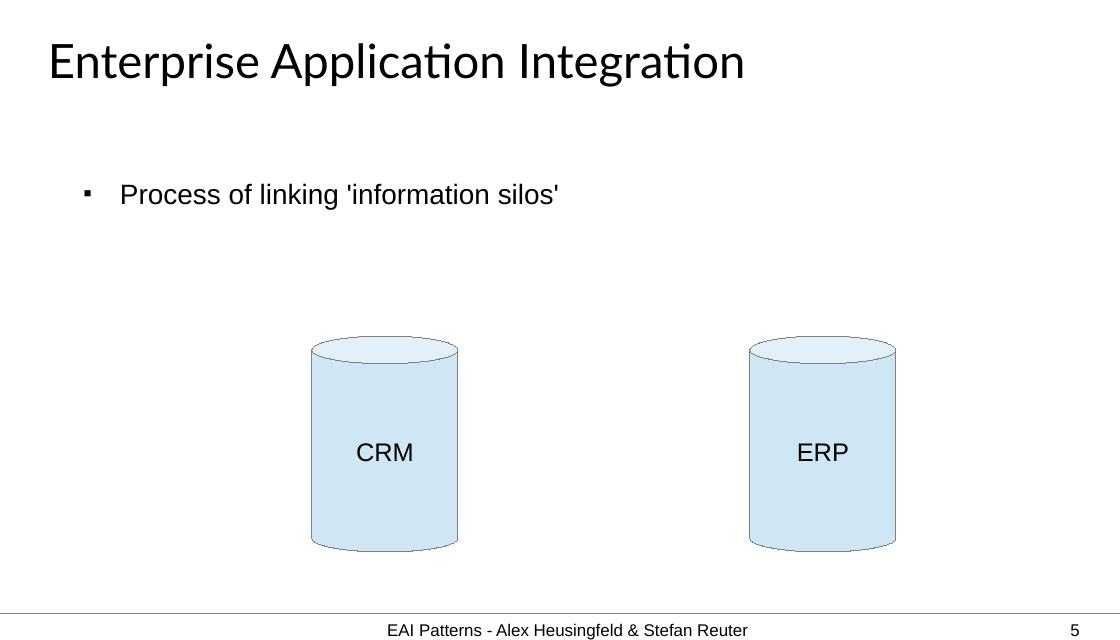
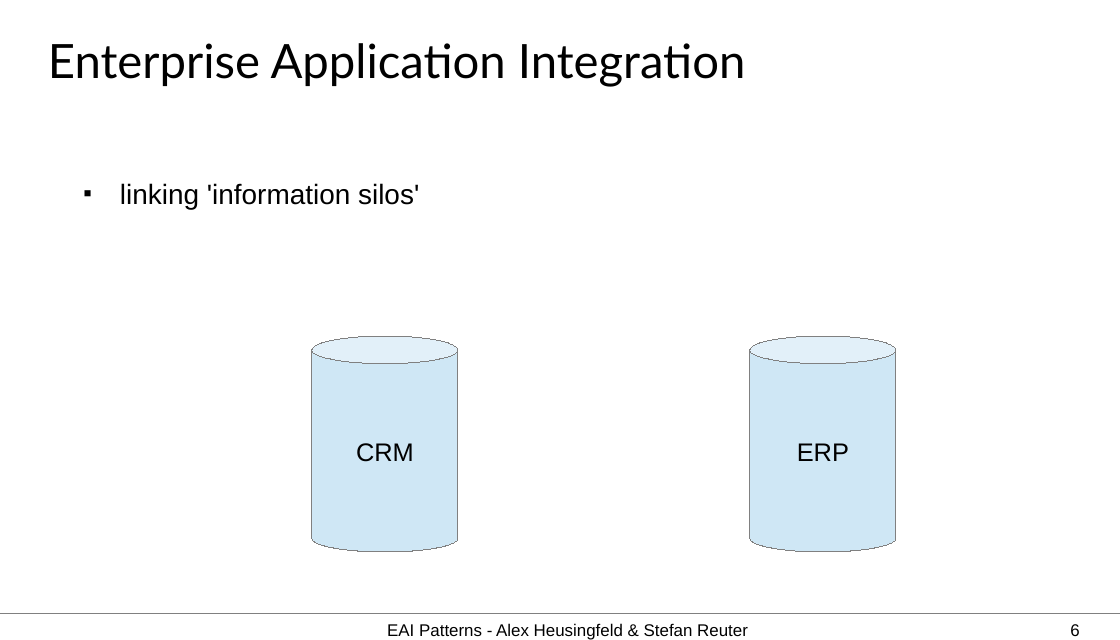
Before and after one commit to aheusingfeld/javaone2012, a slide deck: slide 6 of slides/eai-slides.odp (slide 5 before the commit). Drawn at 1120x640 pixels with LibreOffice and Linux fonts; fonts in the diff are those of the drawing. Boxes give left, top, right and bottom in pixels: in the first picture for what was removed or moved away, otherwise in the second. Text is boxed around its words. In the diff, an @@ line names an element or a change of style, - is before the commit and + after.

```diff
--- a/slides/eai-slides.odp
+++ b/slides/eai-slides.odp
@@ text at (120,183,419,209): text changed @@
-■ Process of linking 'information silos'
+■ linking 'information silos'
@@ page number at (1070,624,1079,636): text changed @@
-5
+6
```
Also in this commit, not shown: 6 other slides changed, 3 slides added, 1 slide removed.
